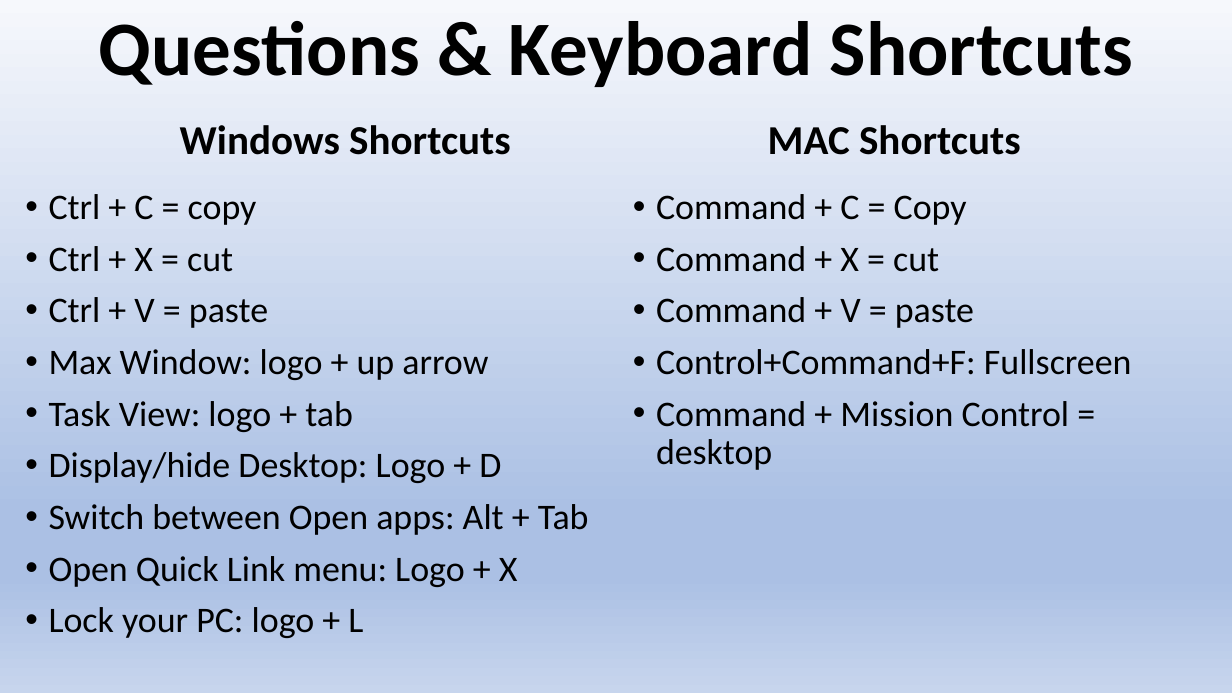
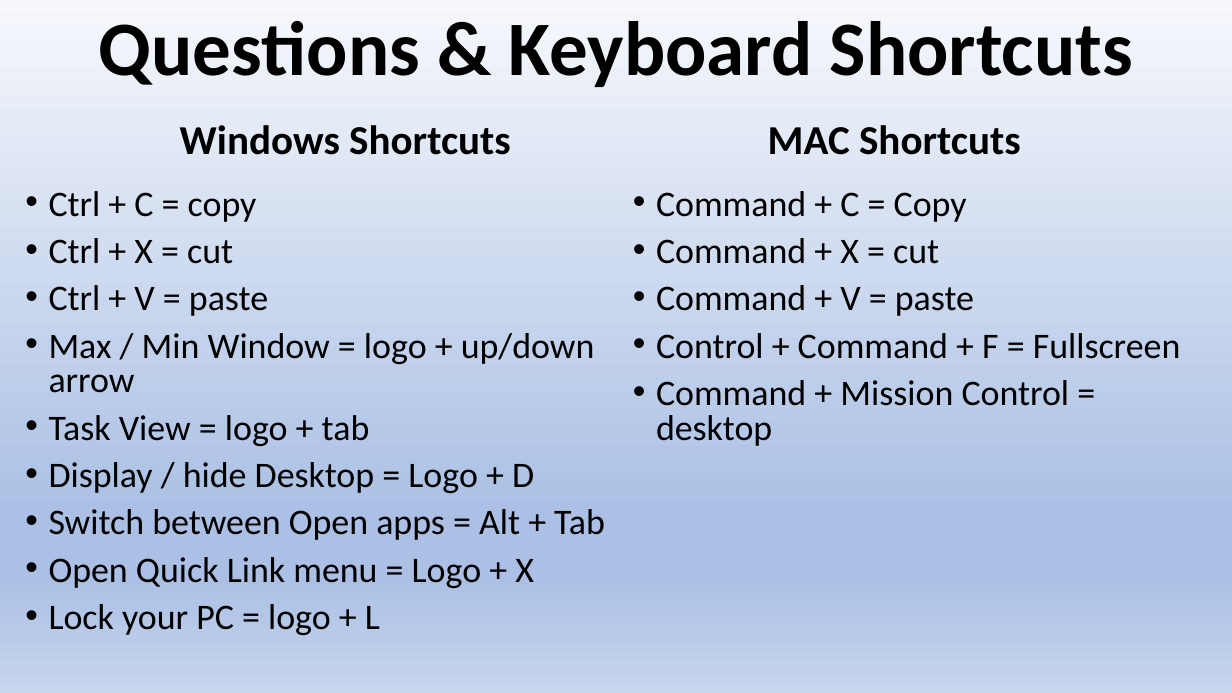
Before and after one commit to torres11991/dap-curriculum, a slide deck: slide 3 of Section05/week2day1.pptx. Drawn at 1232x693 pixels with LibreOffice and Linux fonts; fonts in the diff are those of the drawing. Boxes give left, top, right and bottom in pixels: in the first picture for what was removed or moved away, otherwise in the second. Text is boxed around its words. In the diff, an @@ line names an element or a change of style, - is before the commit and + after.

```diff
--- a/Section05/week2day1.pptx
+++ b/Section05/week2day1.pptx
@@ text at [49, 191, 268, 316]: line spacing 0.9 to 0.8 @@
@@ text at [656, 191, 1070, 446]: line spacing 0.9 to 0.8 @@
@@ text at [49, 333, 605, 635]: text changed @@
-• Max Window: logo + up arrow
-• Task View: logo + tab
-• Display/hide Desktop: Logo + D
-• Switch between Open apps: Alt + Tab
-• Open Quick Link menu: Logo + X
-• Lock your PC: logo + L
+• Max / Min Window = logo + up/down arrow
+• Task View = logo + tab
+• Display / hide Desktop = Logo + D
+• Switch between Open apps = Alt + Tab
+• Open Quick Link menu = Logo + X
+• Lock your PC = logo + L
@@ text at [656, 333, 1181, 359]: text changed @@
-• Control+Command+F: Fullscreen
+• Control + Command + F = Fullscreen
```
Also in this commit, not shown: 2 other slides changed, 1 other file.
